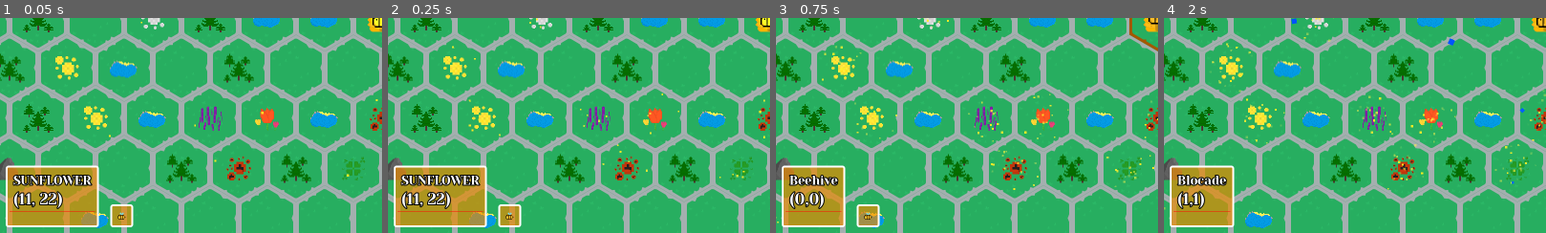
Above: before the commit, frames 1-4 (left to right).
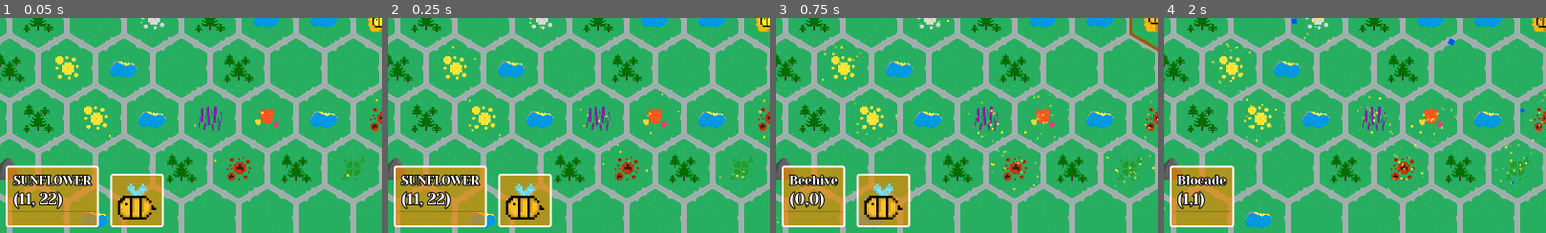
Above: after the commit, the same moments.

Repository: SpeedfireV/slavic-game-jam
Game: Godot game, scene res://game.tscn
The game is run twice, just before and just after one commit, with the same random seed, the same clock (stepped at 60 frames per second) and the same inputs.
Inputs (mouse positions are % of the whole screen's width and height, from its top left):
- Up to frame 1 (0.05 s): no input
- Up to frame 2 (0.25 s): no input
- Up to frame 3 (0.75 s): drag from (50, 50) to (57, 73) at 0.52 s
- Up to frame 4 (2 s): drag from (54, 62) to (46, 38) at 1.27 s
The pictures show only the part of the screen within x 0-50%, y 50-100%; the shares and areas given below are measured in that part.

The runs differ from the first frame. In frame 1, 3.2% of the frame differs, in the area x 28-43%, y 72-98%; in frame 2, 3.2%; in frame 3, 3.2%; in frame 4, nothing differs.

Commit message:
bee selection working

Diff:
--- a/bee_row_element.gd
+++ b/bee_row_element.gd
@@ -4,7 +4,16 @@
 
 @onready var bee_icon: TextureRect = %BeeIcon
 var bee: Bee
+var custom_theme: StyleBoxFlat
 
+func _ready():
+	custom_theme = get_theme_stylebox("panel").duplicate()
+	add_theme_stylebox_override("panel", custom_theme)
+	print(bee, GameManager.selected_bee)
+	if GameManager.selected_bee == bee and GameManager.selected_bee != null:
+		custom_theme.border_color = Color(0xff0000ff)
+	else:
+		custom_theme.border_color = Color(0xffffffff)
 
 func set_bee(_bee: Bee):
 	bee = _bee
@@ -20,3 +29,16 @@
 	# 	bee_icon.texture = preload("res://assets/hexagons/bees/queen_bee.png")
 	# else:
 	# 	push_error("Unknown bee type: " + str(bee.type))
+
+func _gui_input(event):
+	if event is InputEventMouseButton and event.button_index == MOUSE_BUTTON_LEFT and event.pressed:
+		if bee:
+			GameManager.selected_bee = bee
+			GameManager.navigator.show_navigation()
+			GameManager.hud.hex_description.visible = true
+
+func _process(delta):
+	if GameManager.selected_bee == bee and GameManager.selected_bee != null:
+		custom_theme.border_color = Color(0xff0000ff)
+	else:
+		custom_theme.border_color = Color(0xffffffff)
--- a/bee_row_element.tscn
+++ b/bee_row_element.tscn
@@ -10,5 +10,6 @@
 
 [node name="BeeIcon" type="TextureRect" parent="."]
 unique_name_in_owner = true
+custom_minimum_size = Vector2(80, 80)
 layout_mode = 2
 texture = ExtResource("2_nhabg")
--- a/managers/game_manager.gd
+++ b/managers/game_manager.gd
@@ -50,19 +50,20 @@
 
 var selected_hexagon: MapHexagon = null:
 	set(value):
-		selected_bee = null
 		navigator.clear_navigation()
 		var bees_on_hex: Array[Bee]
 		for unit in value.units_on_hex:
 			if unit is Bee:
 				bees_on_hex.append(unit)
 		bees_row.set_bees(bees_on_hex)
-		bees_row.set_bees(bees_on_hex)
 		if value != null:
 			GameManager.hud.show_hex_description(value)
 		else:
 			GameManager.hud.hex_description.visible = false
 		selected_hexagon = value
+		if selected_hexagon != null:
+			if not selected_hexagon.units_on_hex.has(selected_bee):
+				selected_bee = null
 		hexagon_selected.emit(value)
 var hud: Hud
 
--- a/map/map_hexagon.gd
+++ b/map/map_hexagon.gd
@@ -137,7 +137,7 @@
 	interaction_area.mouse_exited.connect(_on_mouse_exited)
 	GameManager.hexagon_selected.connect(_on_hexagon_selected)
 
-func _input(event):
+func _unhandled_input(event):
 	if mouse_on_top and Input.is_action_just_pressed("select"):
 		_on_hexagon_clicked()
 
--- a/navigator.gd
+++ b/navigator.gd
@@ -105,5 +105,7 @@
 		Map.placed_hexagons[bee.coords].units_on_hex.erase(bee)
 		var target_hex = Map.placed_hexagons[target_coords]
 		bee.coords = target_coords
-		target_hex.units_on_hex = bee
+		target_hex.units_on_hex.append(bee)
+		target_hex.selection_effect()
+		GameManager.selected_bee = bee
 		GameManager.selected_hexagon = Map.placed_hexagons.get(target_coords)
